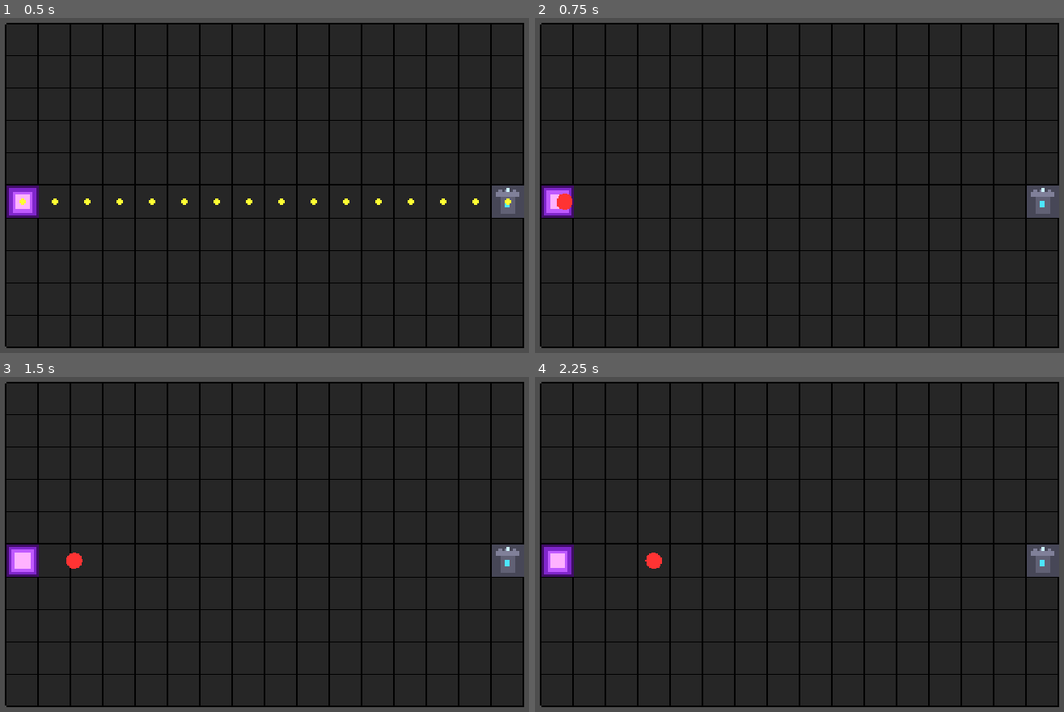
Above: before the commit, frames 1-4 (two rows, left to right).
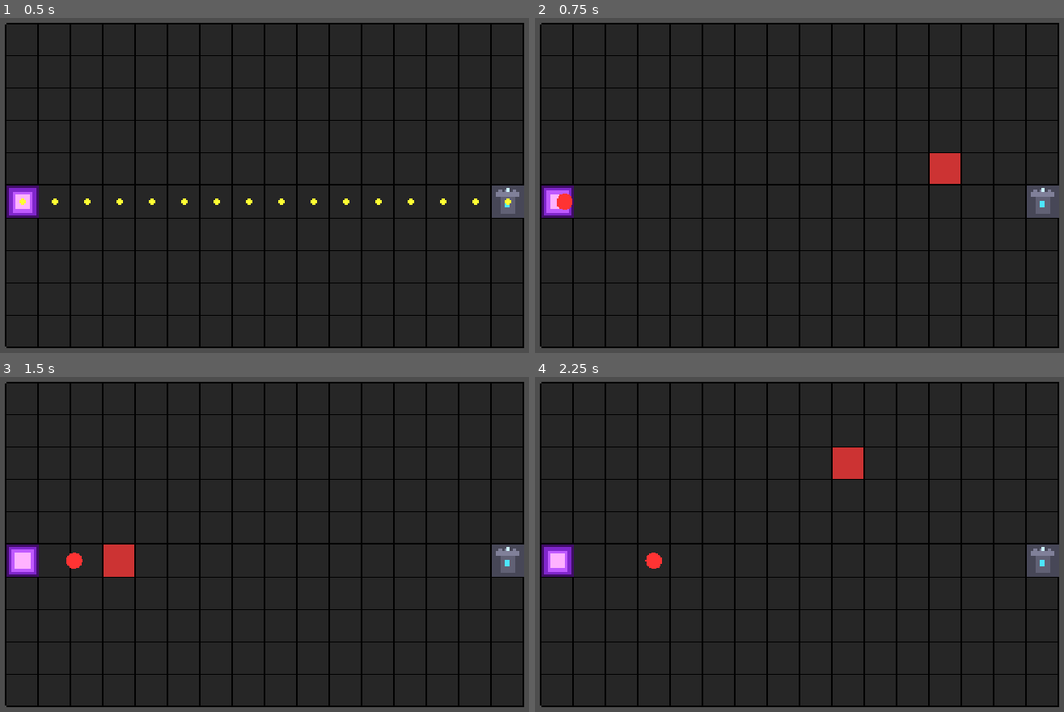
Above: after the commit, the same moments.

Repository: pawsforge/tower-defense
Game: Godot game, scene res://scenes/main/main.tscn
The game is run twice, just before and just after one commit, with the same random seed, the same clock (stepped at 60 frames per second) and the same inputs.
Inputs (mouse positions are in pixels of both pictures, inside the frame that each line leads up to):
- Up to frame 1 (0.5 s): no input
- Up to frame 2 (0.75 s): move the mouse to (942, 168) at 0.52 s; tap R (start_round) at 0.6 s; click (942, 168) at 0.67 s
- Up to frame 3 (1.5 s): tap Enter at 1.25 s; move the mouse to (137, 561) at 1.27 s; tap R (start_round) at 1.35 s; click (137, 561) at 1.42 s
- Up to frame 4 (2.25 s): move the mouse to (862, 464) at 2.02 s; tap R (start_round) at 2.1 s; click (862, 464) at 2.17 s

Frame 1 is identical in both runs. In frame 2, 0.5% of the frame differs, in the area x 74-81%, y 40-50%; in frame 3, 0.6%, in the area x 19-26%, y 50-60%; in frame 4, 0.5%.

Commit message:
Allow removal of block mid-round

Diff:
--- a/scripts/enemy/enemy.gd
+++ b/scripts/enemy/enemy.gd
@@ -37,6 +37,21 @@
 
 	queue_redraw()
 
+func get_current_cell() -> Vector2i:
+	return Vector2i(position / tile_size)
+
+func repath(new_path: Array[Vector2i]):
+	if new_path.is_empty():
+		return
+
+	path = new_path
+
+	var first_pos: Vector2 = grid_to_local(path[0])
+	if position.distance_to(first_pos) < 2.0:
+		path_index = 1
+	else:
+		path_index = 0
+
 func grid_to_local(cell: Vector2i) -> Vector2:
 	return Vector2(cell.x, cell.y) * tile_size + Vector2(tile_size, tile_size) * 0.5
 
--- a/scripts/grid/grid.gd
+++ b/scripts/grid/grid.gd
@@ -1,4 +1,6 @@
 extends Node2D
+
+signal grid_changed
 
 const TILE_SIZE := 64
 const GRID_WIDTH := 16
@@ -41,9 +43,6 @@
 	queue_redraw()
 
 func _input(event):
-	if not building_enabled:
-		return
-
 	if event is InputEventMouseMotion:
 		_update_hover()
 
@@ -59,17 +58,26 @@
 			_trigger_invalid_feedback()
 			return
 
-		if grid[cell.y][cell.x] == EMPTY:
-			if _can_place(cell):
-				grid[cell.y][cell.x] = BLOCKED
-			else:
-				_trigger_invalid_feedback()
+		if grid[cell.y][cell.x] == BLOCKED:
+			grid[cell.y][cell.x] = EMPTY
+			_update_hover()
+			debug_path = get_grid_path()
+			queue_redraw()
+			emit_signal("grid_changed")
+			return
+
+		if not building_enabled:
+			_trigger_invalid_feedback()
+			return
+
+		if _can_place(cell):
+			grid[cell.y][cell.x] = BLOCKED
+			_update_hover()
+			debug_path = get_grid_path()
+			queue_redraw()
+			emit_signal("grid_changed")
 		else:
-			grid[cell.y][cell.x] = EMPTY
-
-		_update_hover()
-		debug_path = get_grid_path()
-		queue_redraw()
+			_trigger_invalid_feedback()
 
 func _init_grid():
 	grid.clear()
@@ -276,11 +284,14 @@
 			draw_rect(hover_rect, Color(1.0, 0.3, 0.3), false, 3.0)
 
 func get_grid_path() -> Array[Vector2i]:
+	return get_grid_path_from(spawn)
+
+func get_grid_path_from(start_cell: Vector2i) -> Array[Vector2i]:
 	var visited: Dictionary = {}
-	var queue: Array[Vector2i] = [spawn]
+	var queue: Array[Vector2i] = [start_cell]
 	var came_from: Dictionary = {}
 
-	visited[spawn] = true
+	visited[start_cell] = true
 
 	while queue.size() > 0:
 		var current: Vector2i = queue.pop_front()
--- a/scripts/main/main.gd
+++ b/scripts/main/main.gd
@@ -16,6 +16,7 @@
 	$Grid.position = (viewport_size - grid_size) / 2.0
 
 	$RoundSpawnTimer.timeout.connect(_on_round_spawn_timer_timeout)
+	$Grid.grid_changed.connect(_on_grid_changed)
 
 func _process(_delta: float):
 	if Input.is_action_just_pressed("start_round") and not round_active:
@@ -45,6 +46,7 @@
 func end_round():
 	round_active = false
 	$Grid.building_enabled = true
+	$Grid.debug_path = $Grid.get_grid_path()
 	$Grid.queue_redraw()
 	$RoundSpawnTimer.stop()
 
@@ -78,3 +80,16 @@
 
 	if enemies_finished >= ENEMIES_PER_ROUND:
 		end_round()
+
+func _on_grid_changed():
+	$Grid.debug_path = $Grid.get_grid_path()
+	$Grid.queue_redraw()
+
+	if not round_active:
+		return
+
+	for child in $Grid.get_children():
+		if child.has_method("get_current_cell") and child.has_method("repath"):
+			var current_cell: Vector2i = child.get_current_cell()
+			var new_path: Array[Vector2i] = $Grid.get_grid_path_from(current_cell)
+			child.repath(new_path)
